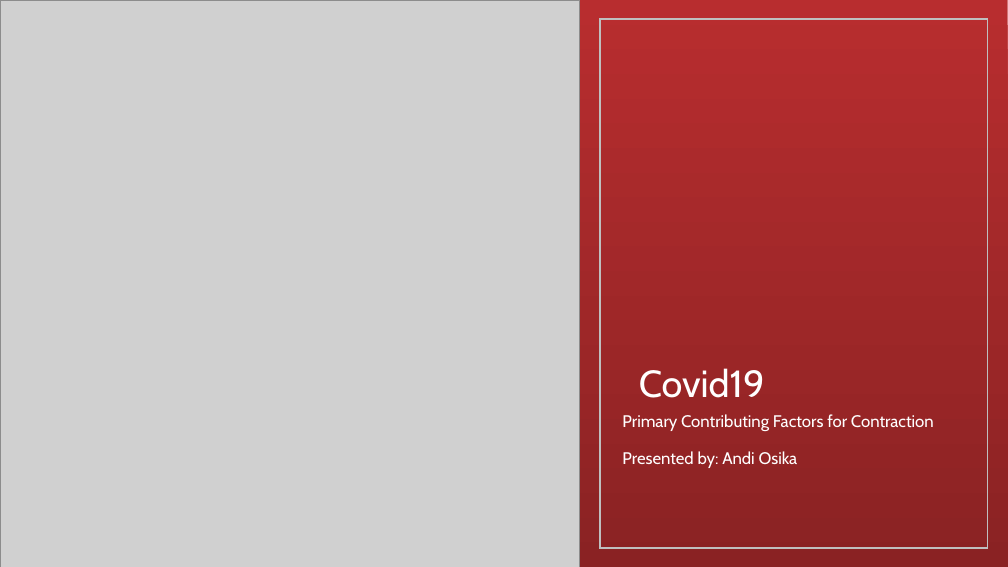
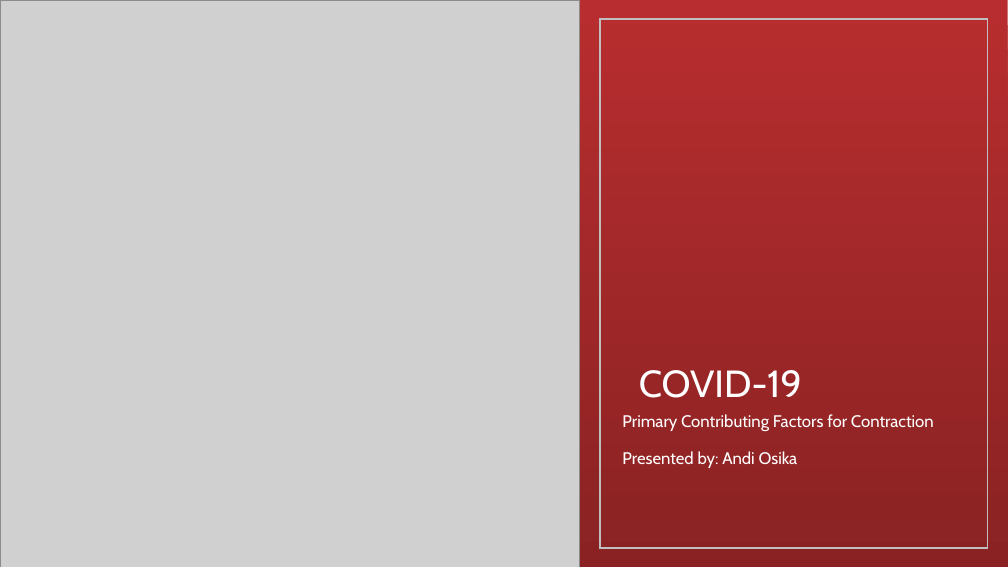
Before and after one commit to andiosika/Binomial-Classification-Ranom-Forest-hyper-imbalance, a slide deck: slide 1 of Covid19Preso.pptx. Drawn at 1008x567 pixels with LibreOffice and Linux fonts; fonts in the diff are those of the drawing; grey boxes stand for pictures. Boxes give left, top, right and bottom in pixels: in the first picture for what was removed or moved away, otherwise in the second. Text is boxed around its words. In the diff, an @@ line names an element or a change of style, - is before the commit and + after.

```diff
--- a/Covid19Preso.pptx
+++ b/Covid19Preso.pptx
@@ title at [639,370,802,398]: text changed @@
-Covid19
+COVID-19
```
Also in this commit, not shown: 1 other slide changed, 9 slides added, 9 slides removed, 9 other files.
